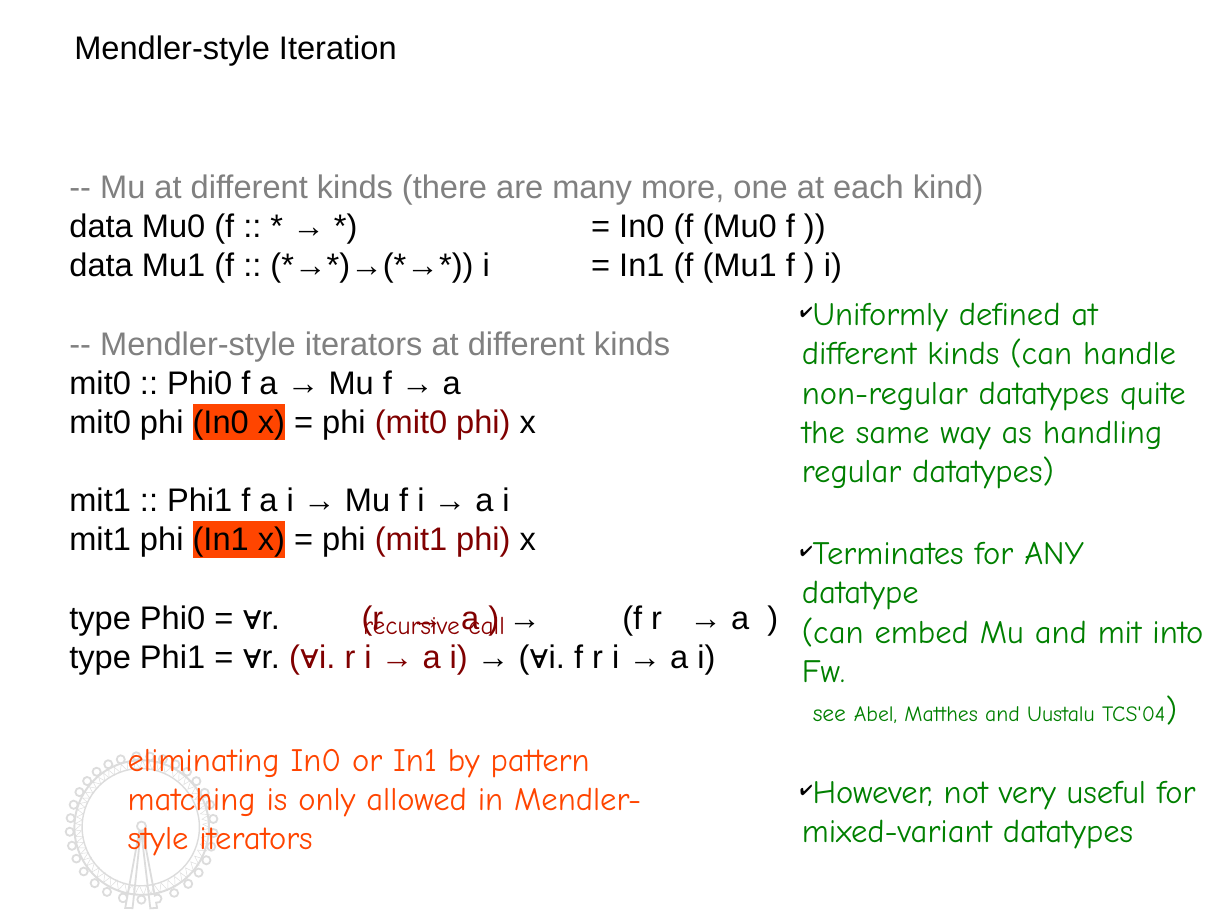
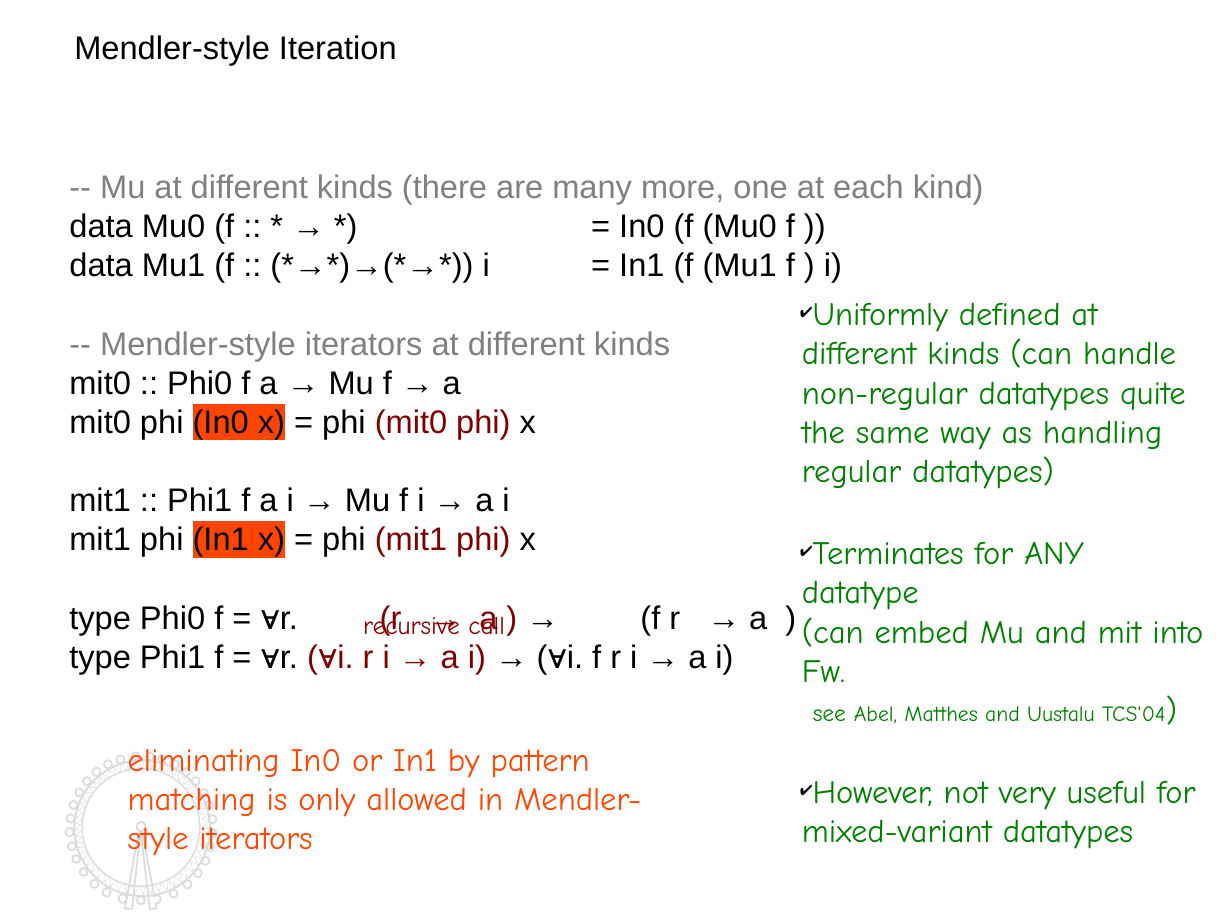
Before and after one commit to kyagrd/naxPapers, a slide deck: slide 7 of draft/TYPES13/ppt/myslide.odp. Drawn at 1232x924 pixels with LibreOffice and Linux fonts; fonts in the diff are those of the drawing. Boxes give left, top, right and bottom in pixels: in the first picture for what was removed or moved away, otherwise in the second. Text is boxed around its words. In the diff, an @@ line names an element or a change of style, - is before the commit and + after.

```diff
--- a/draft/TYPES13/ppt/myslide.odp
+++ b/draft/TYPES13/ppt/myslide.odp
@@ text at [69, 605, 767, 674]: text changed @@
-type Phi0 = ∀r. (r → a ) → (f r → a )
-type Phi1 = ∀r. (∀i. r i → a i) → (∀i. f r i → a i)
+type Phi0 f = ∀r. (r → a ) → (f r → a )
+type Phi1 f = ∀r. (∀i. r i → a i) → (∀i. f r i → a i)
@@ outline redrawn in 3 elements at [65, 753, 217, 910], [74, 761, 209, 895], [74, 761, 210, 897] @@
```
Also in this commit, not shown: 16 other slides changed, 4 slides added.
